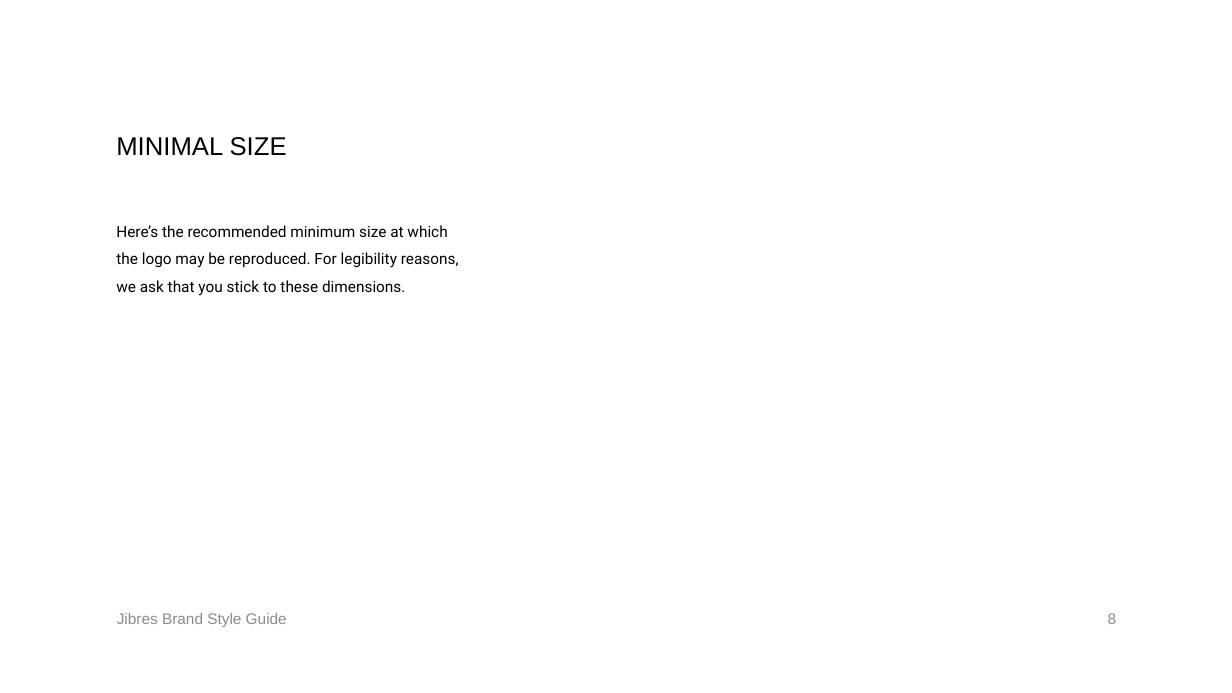
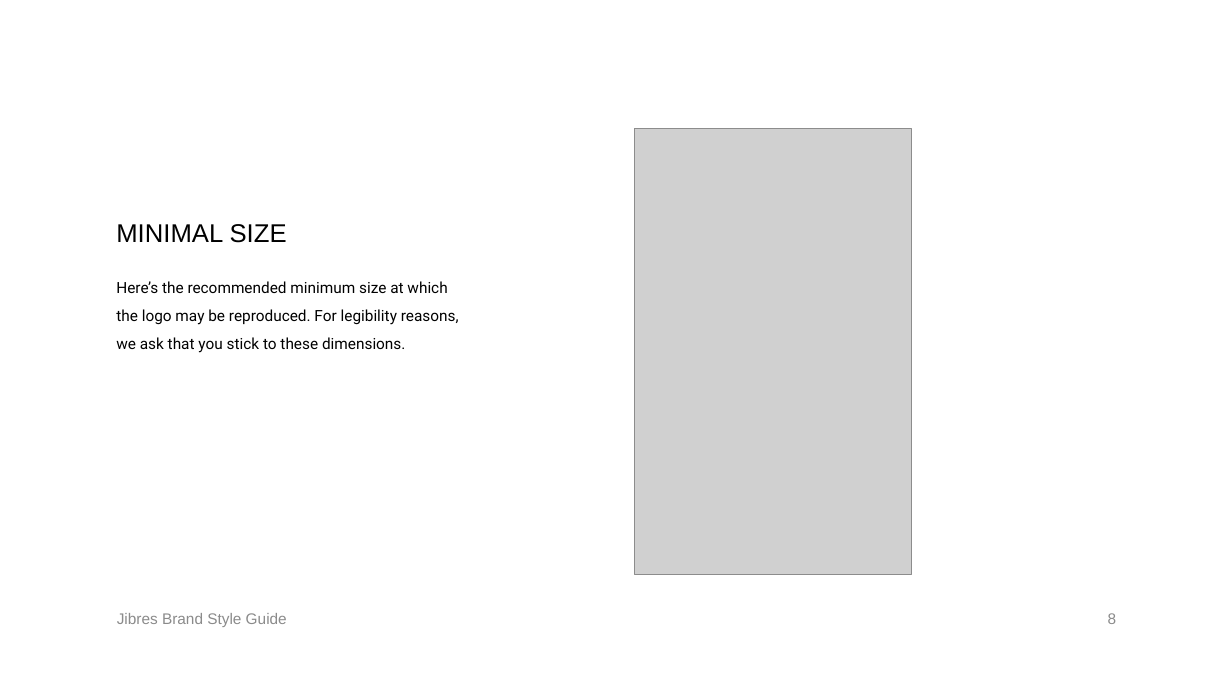
Before and after one commit to jibres/Jibres-logo, a slide deck: slide 8 of styleguide/Jibres-brand-styleguide.pptx. Drawn at 1232x693 pixels with LibreOffice and Linux fonts; fonts in the diff are those of the drawing; grey boxes stand for pictures. Boxes give left, top, right and bottom in pixels: in the first picture for what was removed or moved away, otherwise in the second. Text is boxed around its words. In the diff, an @@ line names an element or a change of style, - is before the commit and + after.

```diff
--- a/styleguide/Jibres-brand-styleguide.pptx
+++ b/styleguide/Jibres-brand-styleguide.pptx
@@ picture added at [635, 128, 911, 574] @@
@@ title "MINIMAL SIZE": place and size @@
-title "MINIMAL SIZE" at [116, 137, 287, 156]
+title "MINIMAL SIZE" at [116, 224, 287, 243]
@@ title "MINIMAL SIZE" at [116, 224, 287, 243]: vertical alignment top to bottom @@
@@ text "Here’s the recommended minimum size ...": place and size @@
-text "Here’s the recommended minimum size ..." at [116, 225, 459, 296]
+text "Here’s the recommended minimum size ..." at [116, 281, 459, 353]
```
Also in this commit, not shown: 11 other slides changed, 2 slides added, 2 slides removed, 1 other file.
